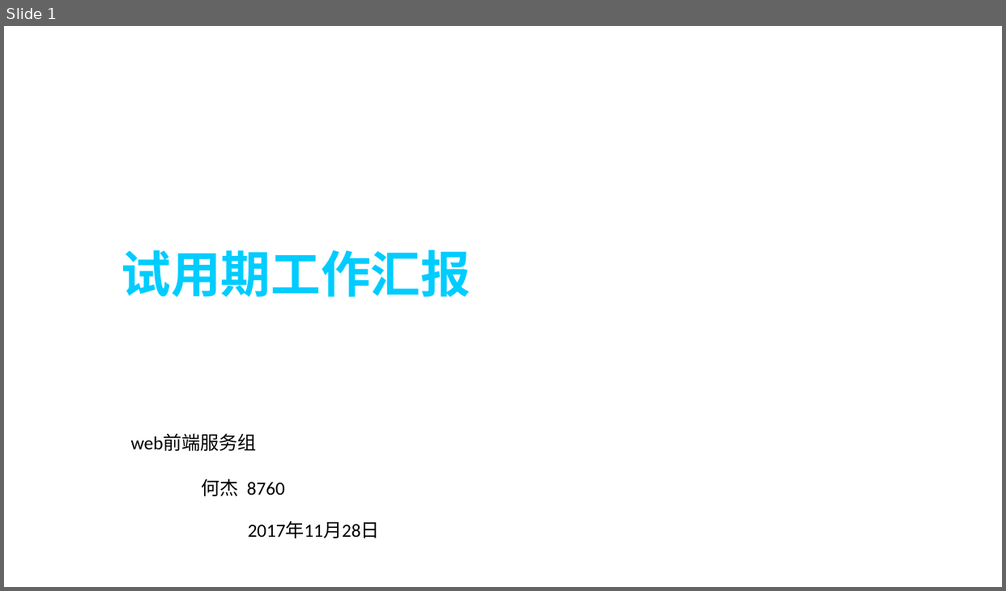
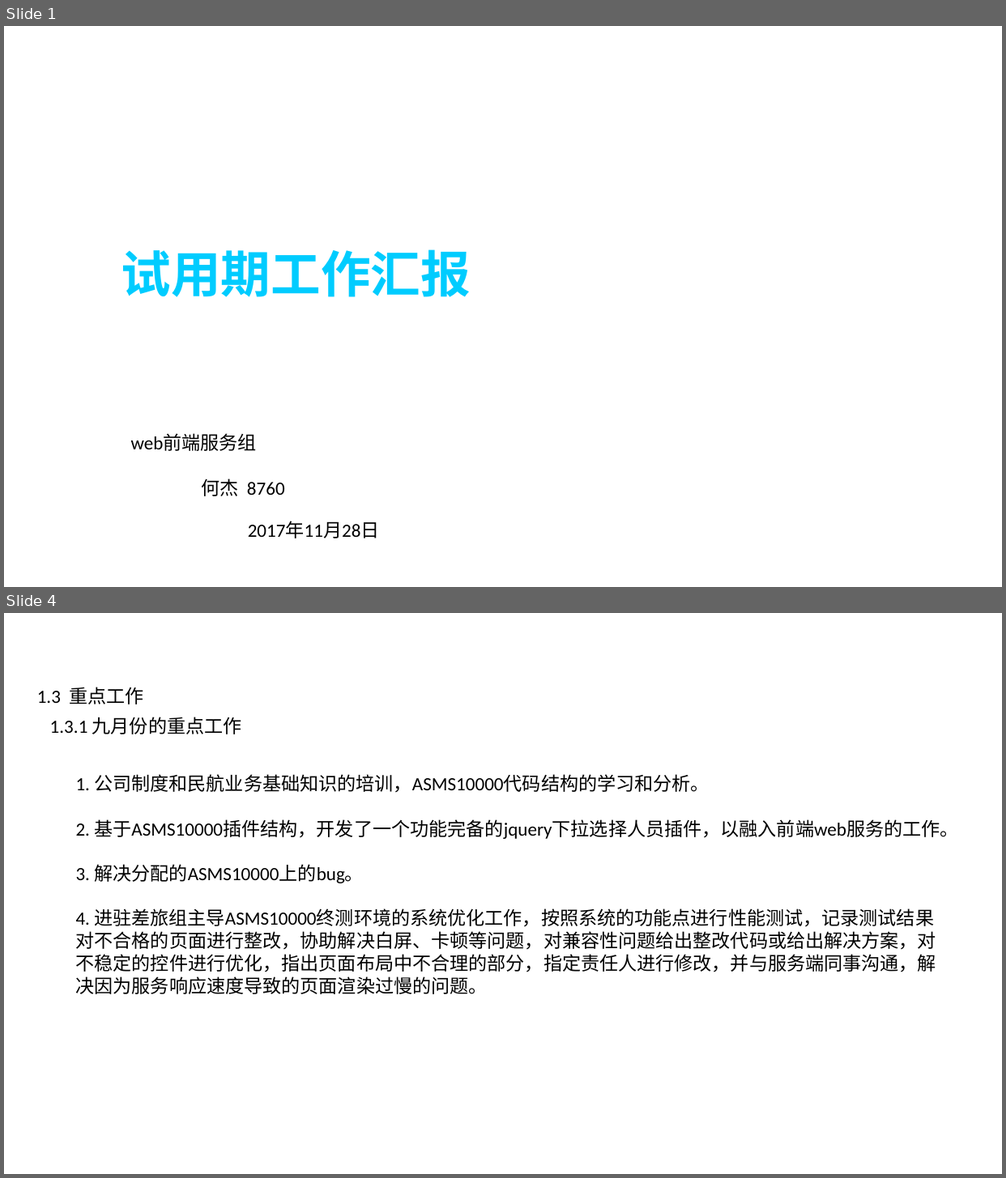
Before and after one commit to hiliny/lessonProject, a slide deck: documents/工作汇报.pptx. Shown one above the other, each under a label of ours: slide 1 before the commit, slides 1 and 4 after it; the slides between them are not shown. The pictures are 1006x591 and 1006x1178 pixels, drawn with LibreOffice and Linux fonts; fonts in the diff are those of the drawing; background and template pictures are left out. Boxes give left, top, right and bottom in pixels: in the first picture for what was removed or moved away, otherwise in the second. Text is boxed around its words. In the diff, an @@ line names an element or a change of style, - is before the commit and + after.

```diff
--- a/documents/工作汇报.pptx
+++ b/documents/工作汇报.pptx
@@ slide 4 added at <box>4,613,1002,1174</box>, background picture (left out) @@
@@ text added at <box>37,687,143,705</box>, 18 pt, text #000000 @@
+1.3 重点工作
@@ text added at <box>50,717,242,735</box>, 18 pt, text #000000 @@
+1.3.1 九月份的重点工作
@@ text added at <box>76,774,958,995</box>, 18 pt, text #000000 @@
+1. 公司制度和民航业务基础知识的培训，ASMS10000代码结构的学习和分析。
+2. 基于ASMS10000插件结构，开发了一个功能完备的jquery下拉选择人员插件，以融入前端web服务的工作。
+3. 解决分配的ASMS10000上的bug。
+4. 进驻差旅组主导ASMS10000终测环境的系统优化工作，按照系统的功能点进行性能测试，记录测试结果对不合格的页面进行整改，协助解决白屏、卡顿等问题，对兼容性问题给出整改代码或给出解决方案，对不稳定的控件进行优化，指出页面布局中不合理的部分，指定责任人进行修改，并与服务端同事沟通，解决因为服务响应速度导致的页面渲染过慢的问题。
```
Also in this commit, not shown: 9 other slides added, 6 slides removed.
